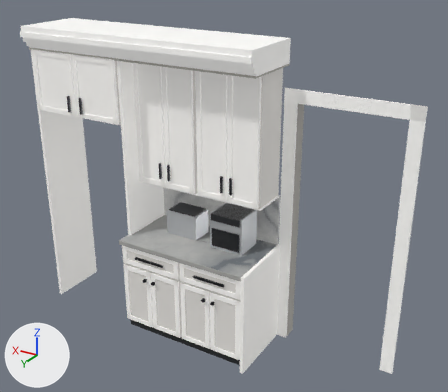
Two versions of the glTF model scratchpad/kbuild/Kitchen_Cabinets_South.glb, one commit apart.
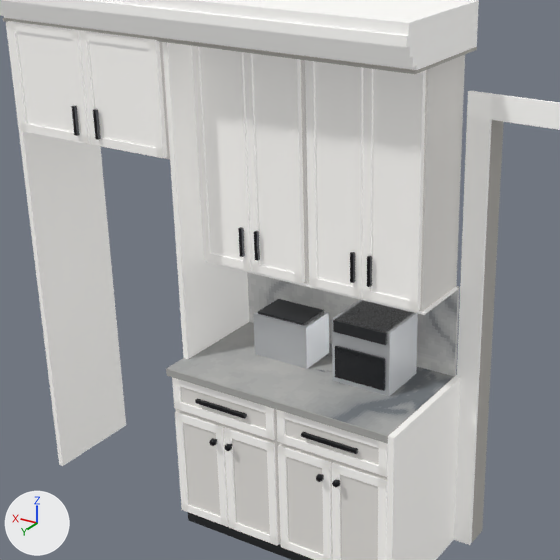
Each version is shown whole from a camera (50 mm lens) standing at (-0.25, -0.78, 3.41) and looking at (2.23, -4.91, 1.34), then close up on the part from 6% to 75% of the width and 10% to 88% of the height. Every picture has the same lights, and +X, +Y and +Z are marked at lower left. The older version's two pictures come first. Vertices at exactly the same position are counted once.

In view in the first close-up: 'root'.
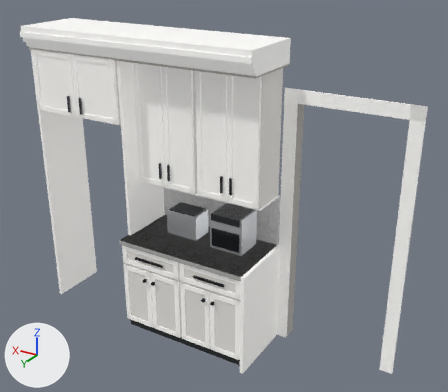
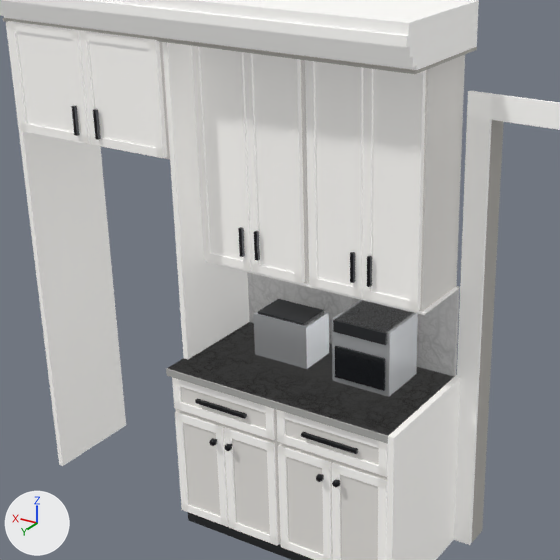
Diff of the bpy script that builds the scene:
```diff
--- a/scratchpad/kbuild/Kitchen_Cabinets_South.glb.py
+++ b/scratchpad/kbuild/Kitchen_Cabinets_South.glb.py
@@ img_image_1 @@
+img_image_1 = load_image('Image_1', '_unpacked/Image_1', 361, 198, 'sRGB')
@@ img_image_0 @@
+img_image_0 = load_image('Image_0', '_unpacked/Image_0', 353, 143, 'sRGB')
@@ mat_stone @@
+mat_stone = principled_material('stone')
+mat_stone.texture = img_image_1
+mat_stone.roughness = 0.46
+mat_stone.emission_strength = 0.00518
@@ mat_splash @@
+mat_splash = principled_material('splash')
+mat_splash.texture = img_image_0
+mat_splash.roughness = 0.52
+mat_splash.emission_strength = 0.0232
@@ me_mesh_0 @@
 # used by ob_root; location = (0.0, 0.0, 0.0)
-me_mesh_0.from_pydata(...)  # 4293 vertices, 6436 faces; spans x 0.7..3.97, y -5.23..-4.43, z 0.0..2.66
+me_mesh_0.from_pydata(...)  # 835 vertices, 1588 faces; spans x 0.7..3.97, y -5.23..-4.43, z 0.0..2.66
+# me_mesh_0 part 1: 3458 vertices removed from x 1.8..3.02, y -5.1..-4.45, z 0.91..1.37
 me_mesh_0.materials.append(mat_marble)
-me_mesh_0.materials.append(mat_spl13)  # light grey #dededd
-me_mesh_0.materials.append(mat_spl14)  # white #e5e6e3
-me_mesh_0.materials.append(mat_spl15)  # white #ededea
-me_mesh_0.materials.append(mat_spl12)  # light grey #d6d7d6
-me_mesh_0.materials.append(mat_spl10)  # light grey #c7c8c8
-me_mesh_0.materials.append(mat_spl7)  # grey #b0b2b4
-me_mesh_0.materials.append(mat_spl9)  # light grey #bfc1c2
-me_mesh_0.materials.append(mat_spl11)  # light grey #ced0cf
-me_mesh_0.materials.append(mat_spl8)  # grey #b7babb
-me_mesh_0.materials.append(mat_spl5)  # grey #a0a4a7
-me_mesh_0.materials.append(mat_spl6)  # grey #a8abad
-me_mesh_0.materials.append(mat_spl4)  # grey #999ca0
-me_mesh_0.materials.append(mat_spl3)  # grey #919599
 me_mesh_0.materials.append(mat_whitelo)
@@ me_mesh_0 @@
 me_mesh_0.materials.append(mat_quartz)
-me_mesh_0.materials.append(mat_top12)  # grey #aaabaa
-me_mesh_0.materials.append(mat_top11)  # grey #a5a7a6
-me_mesh_0.materials.append(mat_top10)  # grey #a0a2a2
-me_mesh_0.materials.append(mat_top9)  # grey #9b9e9e
-me_mesh_0.materials.append(mat_top8)  # grey #96999a
-me_mesh_0.materials.append(mat_top7)  # grey #929597
-me_mesh_0.materials.append(mat_top6)  # grey #8d9093
-me_mesh_0.materials.append(mat_top5)  # grey #888c8f
-me_mesh_0.materials.append(mat_top1)  # grey #747a7f
-me_mesh_0.materials.append(mat_top0)  # grey #6f757b
-me_mesh_0.materials.append(mat_top4)  # grey #83878b
-me_mesh_0.materials.append(mat_top13)  # grey #afb0ae
-me_mesh_0.materials.append(mat_top14)  # grey #b4b4b2
-me_mesh_0.materials.append(mat_top2)  # grey #797e83
-me_mesh_0.materials.append(mat_top3)  # grey #7e8387
-me_mesh_0.materials.append(mat_top15)  # grey #b9b9b6
 me_mesh_0.materials.append(mat_white)
@@ me_mesh_0 @@
 me_mesh_0.materials.append(mat_blkglass)
+me_mesh_0.materials.append(mat_splash)  # picture img_image_0
+me_mesh_0.materials.append(mat_stone)  # picture img_image_1
```

Changed parts and their boxes (x1, y1, x2, y2) in the close-ups (560 x 560 px):
part 1 of me_mesh_0, deleted: before (168, 272, 458, 435)
